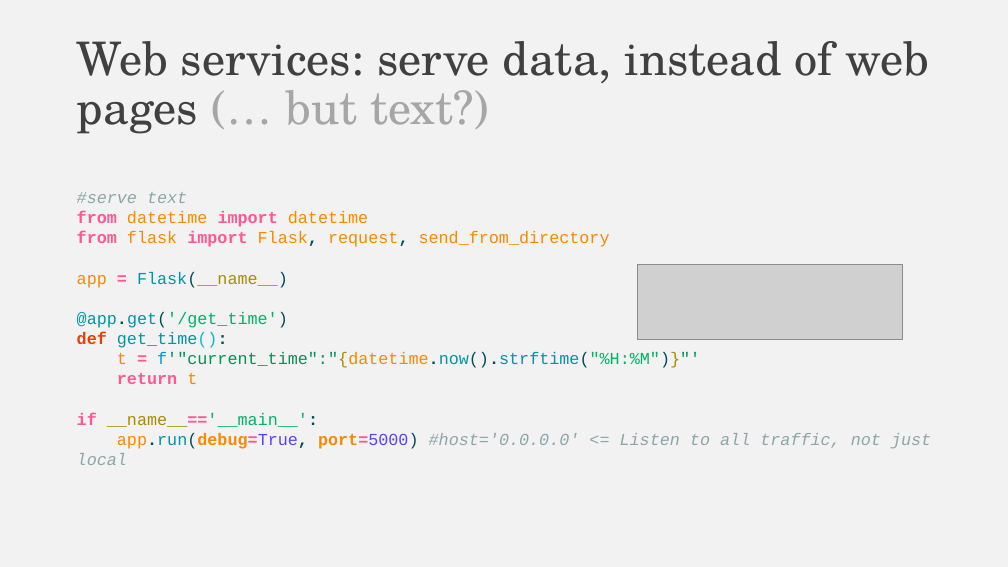
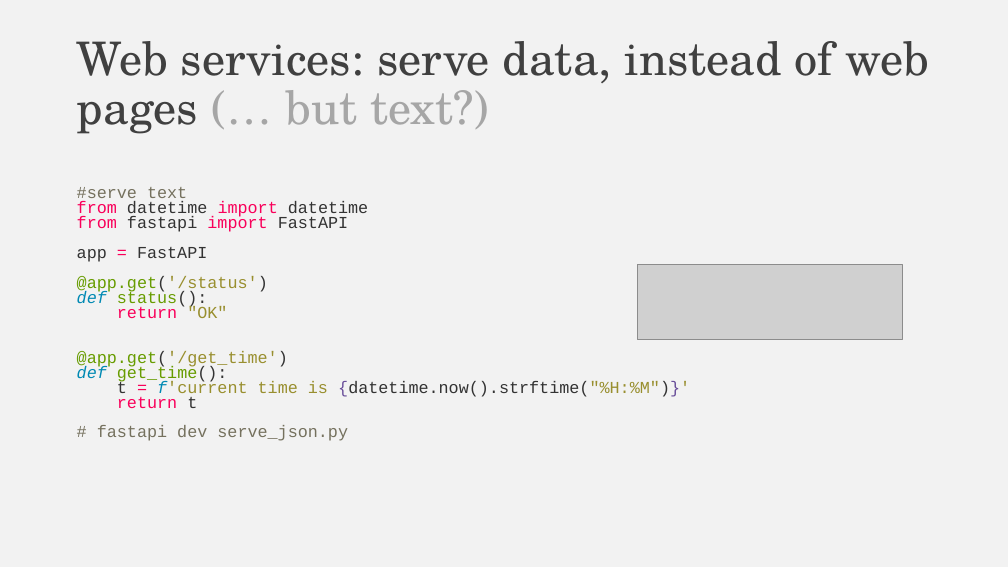
Before and after one commit to falconair/ProgrammingForAnalytics, a slide deck: slide 36 of lectures/075_web_under_the_hood/The web, under the hood.pptx (slide 34 before the commit). Drawn at 1008x567 pixels with LibreOffice and Linux fonts; fonts in the diff are those of the drawing; grey boxes stand for pictures. Boxes give left, top, right and bottom in pixels: in the first picture for what was removed or moved away, otherwise in the second. Text is boxed around its words. In the diff, an @@ line names an element or a change of style, - is before the commit and + after.

Commit message:
Changes Flask to FastAPI for web services lecture

```diff
--- a/lectures/075_web_under_the_hood/The web, under the hood.pptx
+++ b/lectures/075_web_under_the_hood/The web, under the hood.pptx
@@ text at box(77, 187, 368, 408): text colour #8CA6A6 to #75715E, italic off in "#serve text"; text colour #FF5792 to #F9005A in "from import", "return"; text colour #FA8900 to #333333 in "datetime datetime", "t"; bold off in "from import", "@app.get('/get_time')", "def get_time():", "return"; text colour #0095A8 to #679C00, text colour #004D57 to #333333 in "@app.get('/get_time')", "get_time():"; text colour #004D57 to #679C00, text colour #00B368 to #998F2F in "@app.get('/get_time')"; text colour #E64100 to #0089B3, italic on in "def"; text colour #00BDD6 to #333333 in "get_time():"; line spacing 1 to 14.2pt @@
@@ text at box(77, 215, 348, 318): text changed; text colour #FA8900 to #333333 @@
-from flask import Flask, request, send_from_directory
-app = Flask(__name__)
+from fastapi import FastAPI
+app = FastAPI
+@app.get('/status')
+def status():
+return "OK"
@@ text at box(117, 380, 690, 398): text changed; text colour #009456 to #333333 @@
-t = f'"current_time":"{datetime.now().strftime("%H:%M")}"'
+t = f'current time is {datetime.now().strftime("%H:%M")}'
@@ text at box(97, 425, 348, 441): text changed; text colour #8CA6A6 to #75715E @@
-if __name__=='__main__':
-app.run(debug=True, port=5000) #host='0.0.0.0' <= Listen to all traffic, not just local
+# fastapi dev serve_json.py
```
Also in this commit, not shown: 8 other slides changed, 7 slides added, 1 slide removed, 4 other files.
